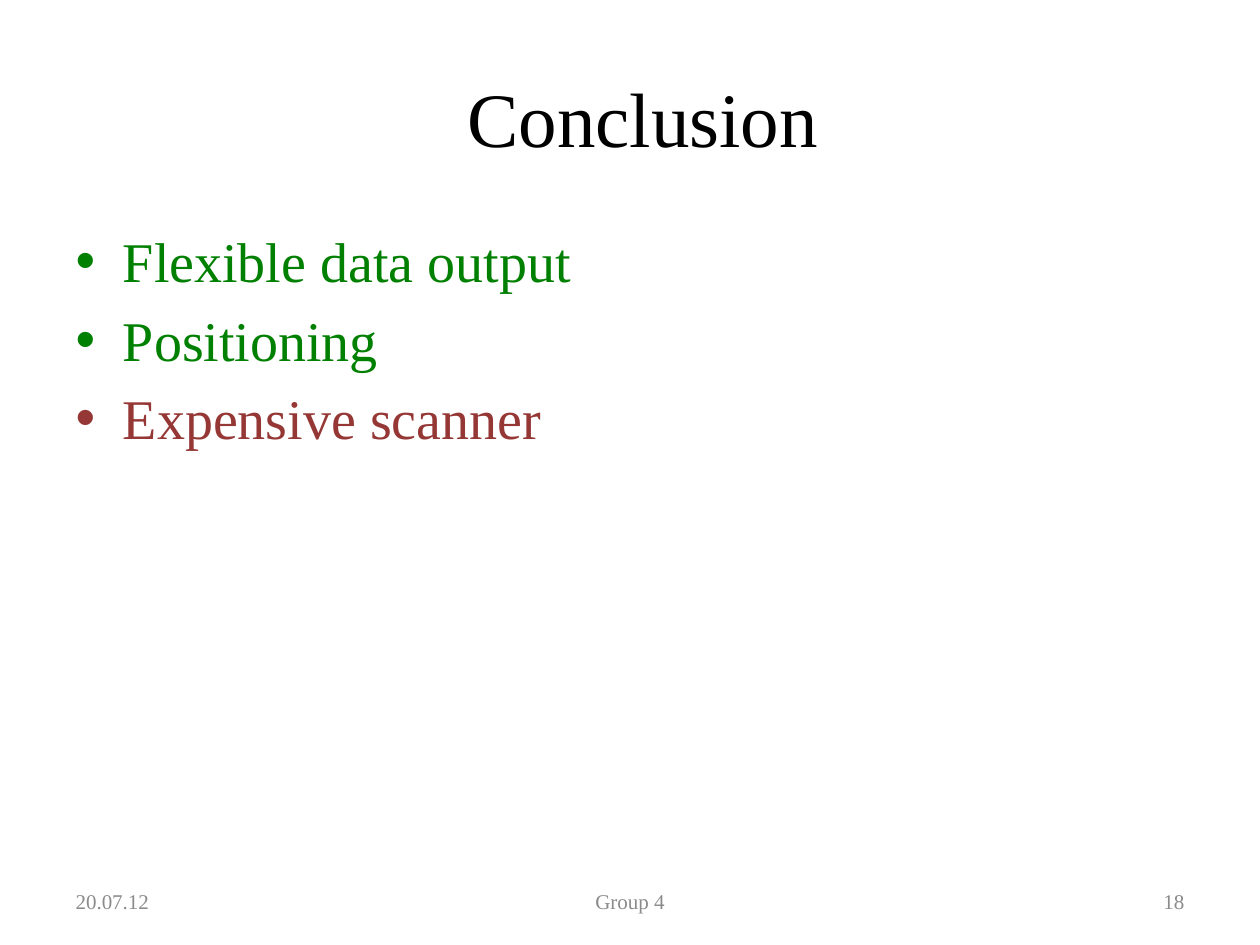
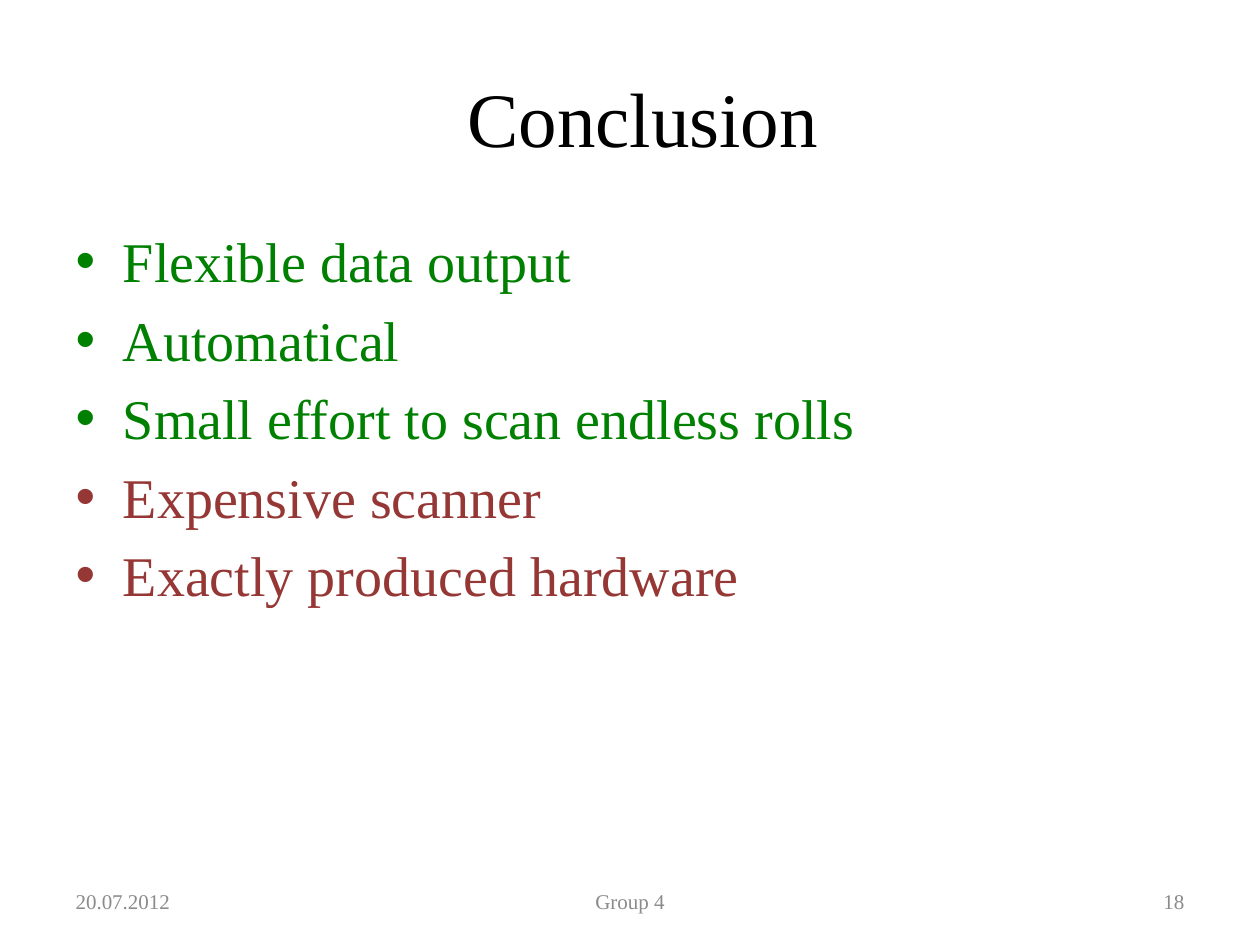
Before and after one commit to zugerisa/2012-Summer-School-Group-4, a slide deck: slide 18 of final/final_presentation.pptx. Drawn at 1260x945 pixels with LibreOffice and Linux fonts; fonts in the diff are those of the drawing; background and template pictures are left out. Boxes give left, top, right and bottom in pixels: in the first picture for what was removed or moved away, otherwise in the second. Text is boxed around its words. In the diff, an @@ line names an element or a change of style, - is before the commit and + after.

```diff
--- a/final/final_presentation.pptx
+++ b/final/final_presentation.pptx
@@ text at <box>123,322,854,440</box>: text changed @@
-• Positioning
+• Automatical
+• Small effort to scan endless rolls
@@ text at <box>123,557,738,607</box>: paragraph added @@
+• Exactly produced hardware
@@ text at <box>76,895,170,909</box>: text changed @@
-20.07.12
+20.07.2012
```
Also in this commit, not shown: 19 other slides changed, 2 other files.
